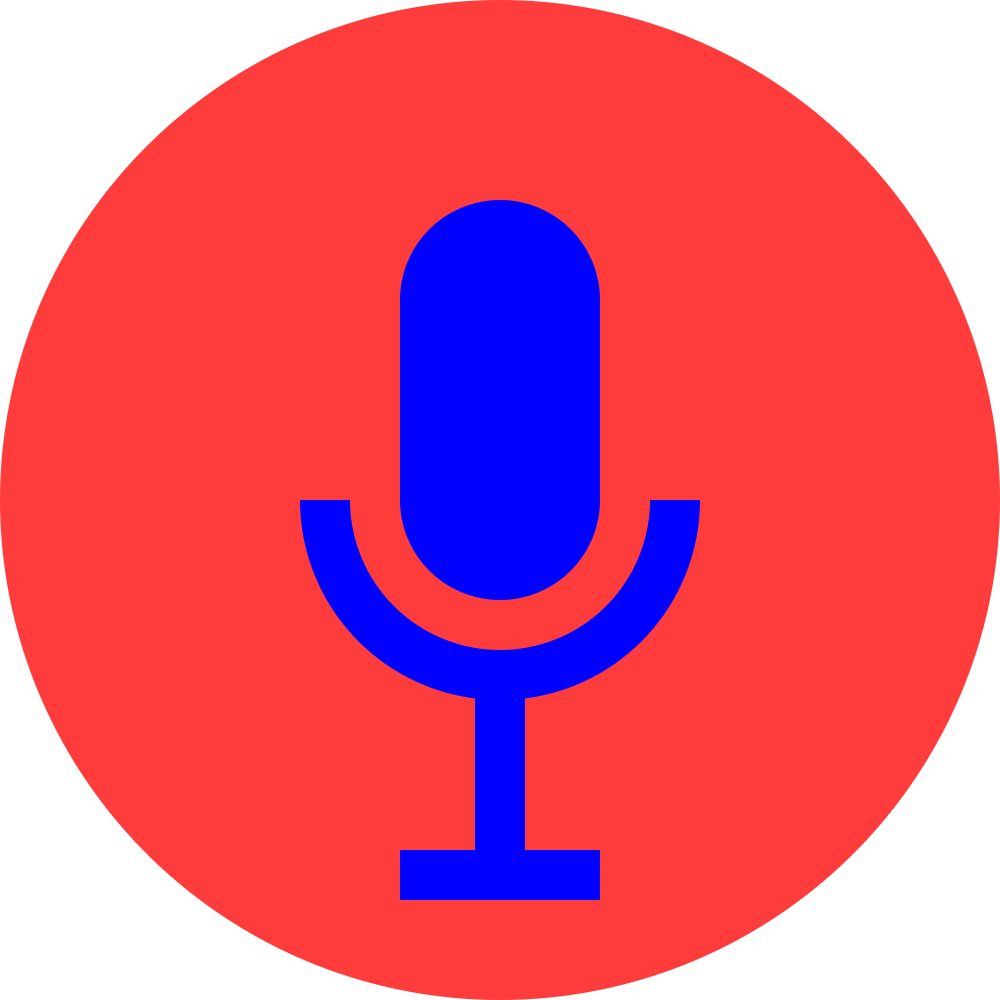
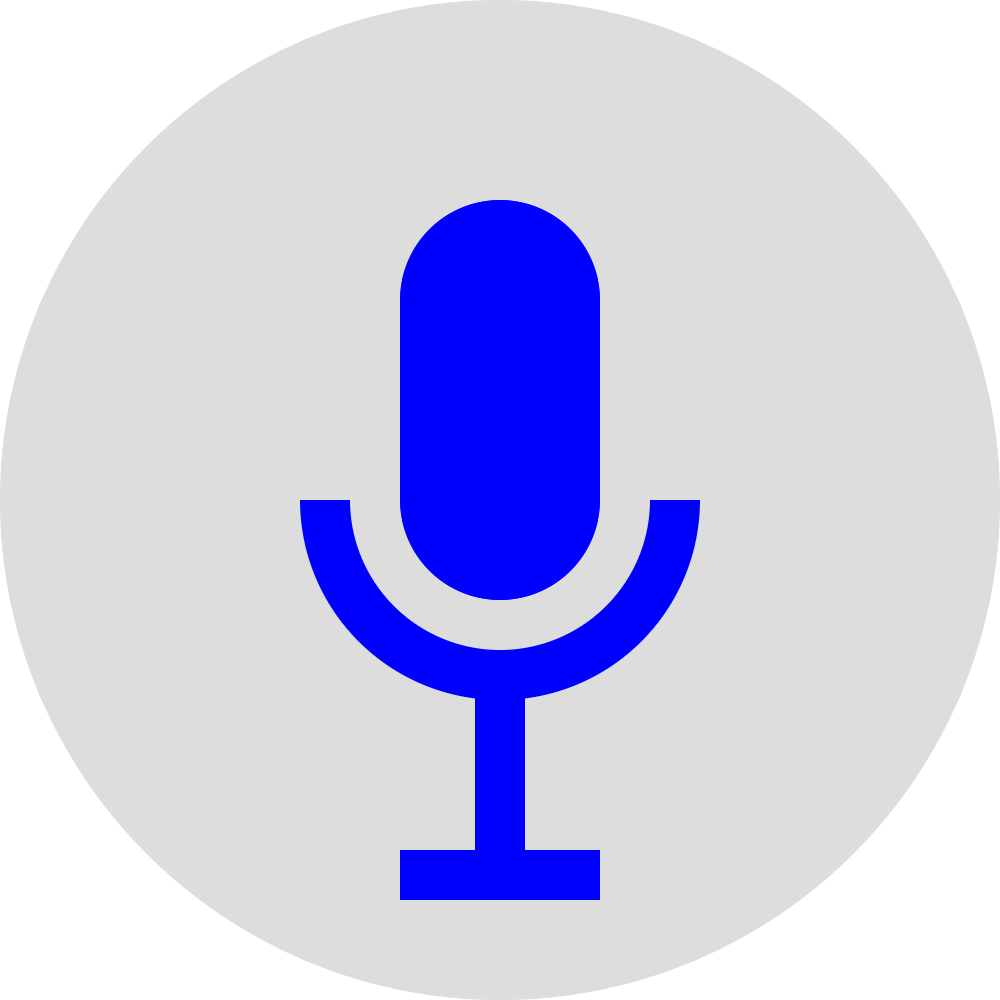
Revision of a layered 1000x1000 image; what changed, layer by layer:
painted on "Layer #2" over <box>400,200,600,600</box>
added layer "Layer #3" above "Layer #1" over <box>0,0,1000,1000</box>
hid "Layer #1", moved it above "Layer", painted on it over <box>0,0,1000,1000</box>
hid "Layer", painted on it over <box>0,0,1000,1000</box>
